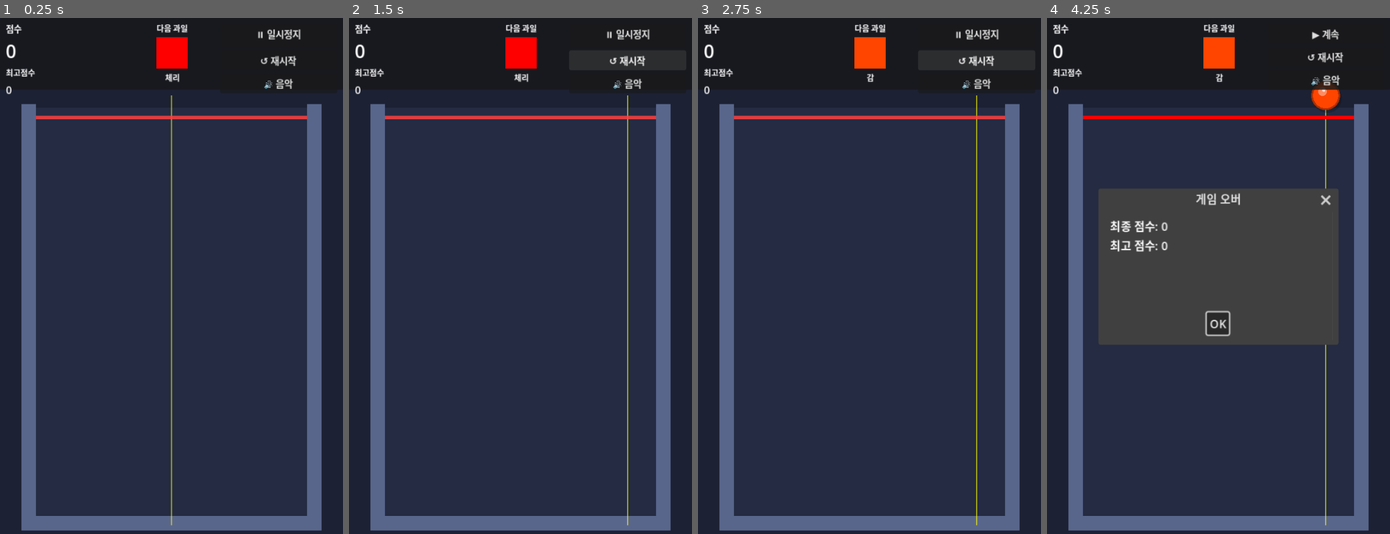
Above: before the commit, frames 1-4 (left to right).
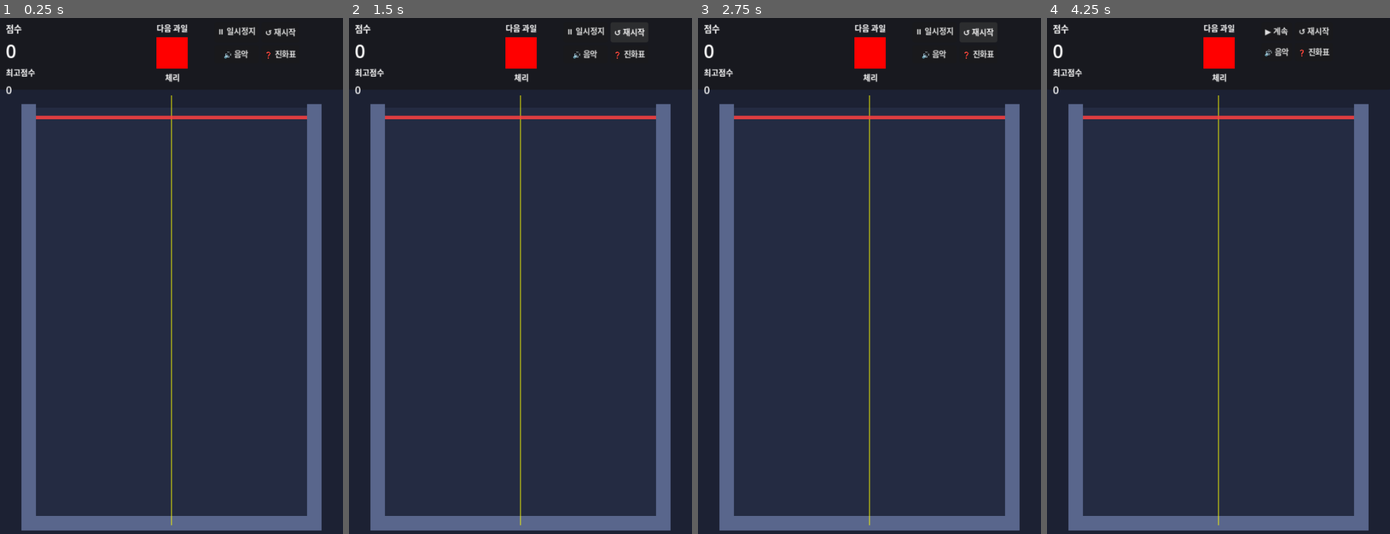
Above: after the commit, the same moments.

Repository: k-aaron/watermelon
Game: Godot game, scene res://scenes/MainGame.tscn
The game is run twice, just before and just after one commit, with the same random seed, the same clock (stepped at 60 frames per second) and the same inputs.
Inputs (mouse positions are in pixels of both pictures, inside the frame that each line leads up to):
- Up to frame 1 (0.25 s): no input
- Up to frame 2 (1.5 s): click (630, 54) at 0.5 s, where only the run after the commit has a clickable "❓ 진화표"; click "↺ 재시작" at 1.25 s
- Up to frame 3 (2.75 s): click "↺ 재시작" at 2 s
- Up to frame 4 (4.25 s): click "⏸ 일시정지" at 2.75 s; tap Enter at 3.5 s; move the mouse to (1293, 250) at 3.52 s; click (1293, 250) at 3.67 s

The runs differ from the first frame. In frame 1, 0.6% of the frame differs, in the area x 63-88%, y 1-14%; in frame 2, 1.4%; in frame 3, 2.0%; in frame 4, 24%, in the area x 10-90%, y 1-99%.

Commit message:
fix: 버튼 클릭 시 과일 낙하 버그 및 HUD 레이아웃 수정
- FruitSpawner: _input → _unhandled_input으로 교체
  (UI 버튼 클릭 이벤트가 게임 영역으로 전파되던 문제 해결)
- MainGame.tscn: ButtonSection을 VBoxContainer → GridContainer(2열)로 변경
  (버튼 4개가 HUD 영역을 벗어나던 레이아웃 문제 해결)

Co-Authored-By: Claude Sonnet 4.6 <noreply@anthropic.com>

Diff:
--- a/scenes/MainGame.tscn
+++ b/scenes/MainGame.tscn
@@ -1,7 +1,8 @@
-[gd_scene load_steps=5 format=3 uid="uid://cnqpq35ygxl8p"]
+[gd_scene load_steps=6 format=3 uid="uid://cnqpq35ygxl8p"]
 
 [ext_resource type="Script" path="res://scripts/managers/GameManager.gd" id="1_4qx3v"]
 [ext_resource type="Script" path="res://scripts/game/FruitSpawner.gd" id="2_k8n2m"]
+[ext_resource type="Script" path="res://scripts/ui/EvolutionPanel.gd" id="3_evpnl"]
 
 [sub_resource type="RectangleShape2D" id="RectangleShape2D_1"]
 size = Vector2(20, 580)
@@ -147,29 +148,38 @@
 theme_override_font_sizes/font_size = 11
 horizontal_alignment = 1
 
-[node name="ButtonSection" type="VBoxContainer" parent="UI/HUDPanel"]
-offset_left = 308.0
-offset_top = 8.0
-offset_right = 472.0
-offset_bottom = 92.0
+[node name="ButtonSection" type="GridContainer" parent="UI/HUDPanel"]
+columns = 2
+offset_left = 300.0
+offset_top = 6.0
+offset_right = 474.0
+offset_bottom = 94.0
 
 [node name="PauseButton" type="Button" parent="UI/HUDPanel/ButtonSection"]
 layout_mode = 2
 text = "⏸ 일시정지"
-theme_override_font_sizes/font_size = 13
+theme_override_font_sizes/font_size = 11
 
 [node name="RestartButton" type="Button" parent="UI/HUDPanel/ButtonSection"]
 layout_mode = 2
 text = "↺ 재시작"
-theme_override_font_sizes/font_size = 13
+theme_override_font_sizes/font_size = 11
 
 [node name="MuteButton" type="Button" parent="UI/HUDPanel/ButtonSection"]
 layout_mode = 2
 text = "🔊 음악"
-theme_override_font_sizes/font_size = 13
+theme_override_font_sizes/font_size = 11
+
+[node name="EvolutionButton" type="Button" parent="UI/HUDPanel/ButtonSection"]
+layout_mode = 2
+text = "❓ 진화표"
+theme_override_font_sizes/font_size = 11
 
 [node name="GameOverDialog" type="AcceptDialog" parent="UI"]
 initial_position = 2
 size = Vector2i(320, 180)
 title = "게임 오버"
 dialog_text = "게임 오버!"
+
+[node name="EvolutionPanel" type="CanvasLayer" parent="."]
+script = ExtResource("3_evpnl")
--- a/scripts/game/FruitSpawner.gd
+++ b/scripts/game/FruitSpawner.gd
@@ -69,7 +69,7 @@
 	drop_preview_line.add_point(Vector2(0, 600))
 	add_child(drop_preview_line)
 
-func _input(event):
+func _unhandled_input(event):
 	if not can_drop or not game_manager.is_game_active:
 		return
 
